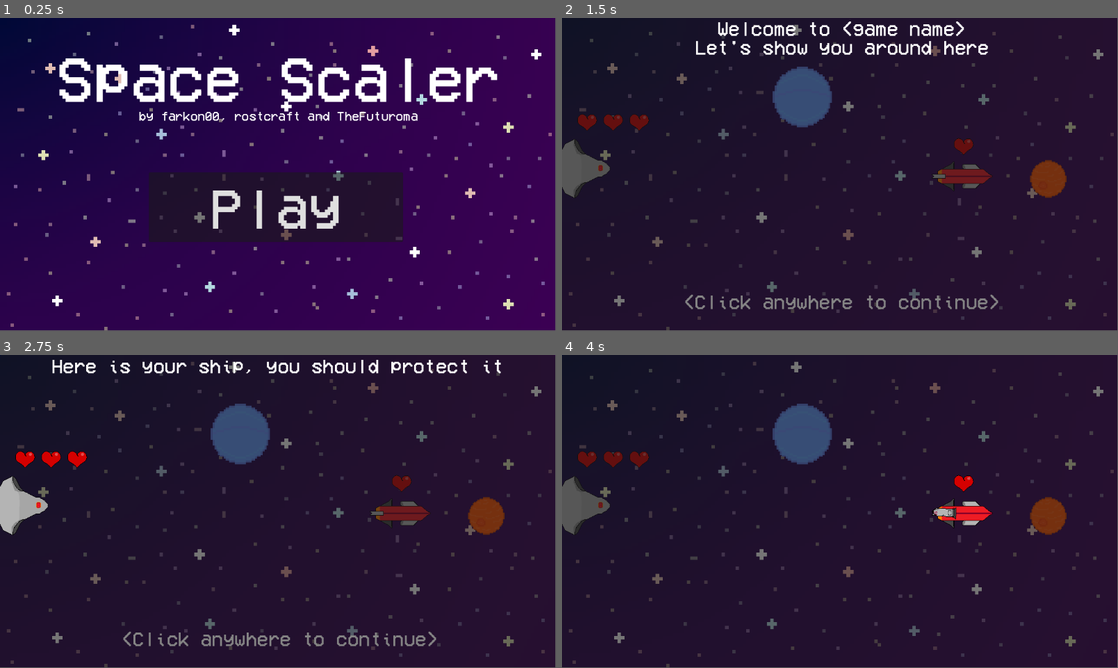
Above: before the commit, frames 1-4 (two rows, left to right).
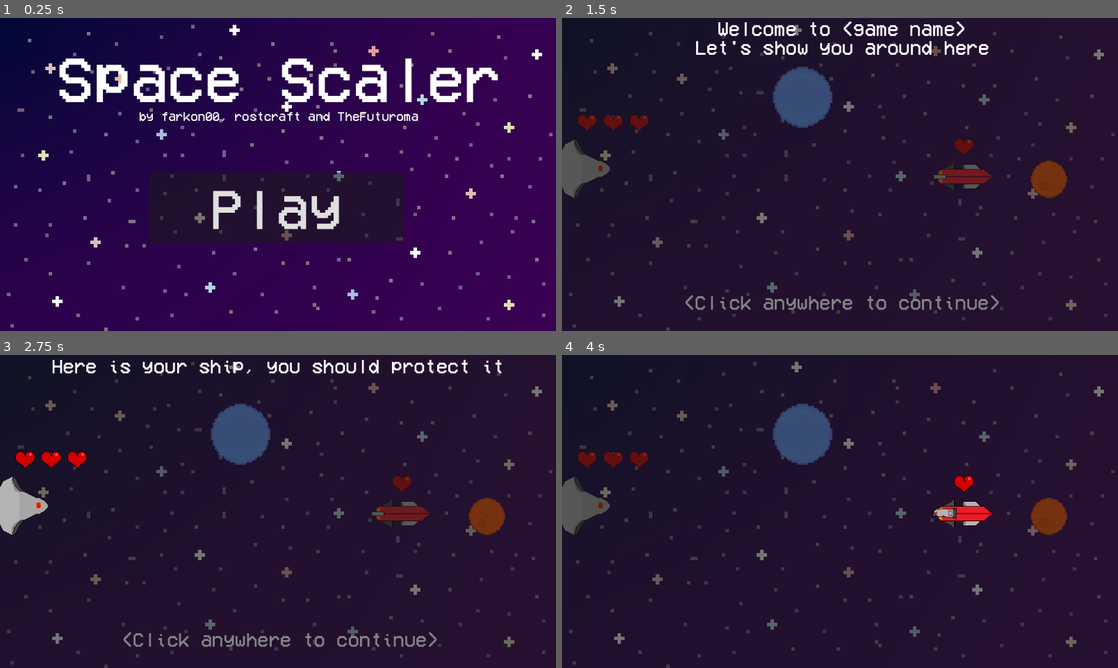
Above: after the commit, the same moments.

Repository: farkon00/GMTK2024
Game: Godot game, scene res://Main.tscn
Same seed, same stepped clock (60 frames per second), same inputs: the game is played once before the commit and once after it.
Inputs (mouse positions are in pixels of both pictures, inside the frame that each line leads up to):
- Up to frame 1 (0.25 s): no input
- Up to frame 2 (1.5 s): click "Play" at 0.5 s; click "1" at 1.25 s
- Up to frame 3 (2.75 s): tap Enter at 2 s; move the mouse to (400, 495) at 2.02 s; click (400, 495) at 2.17 s
- Up to frame 4 (4 s): tap Enter at 2.75, 3.5 s; move the mouse to (728, 527) at 2.77 s; click (728, 527) at 2.92 s; move the mouse to (895, 442) at 3.52 s; click (895, 442) at 3.67 s
The window is 799x449 before the commit and 800x450 after it. Grey fills any space a smaller window leaves; there, only what the larger window draws over its background counts as a difference.

The runs differ from the first frame. In frame 1, 2.9% of the frame differs, in the area x 1-100%, y 2-100%; in frame 2, 2.2%; in frame 3, 2.0%; in frame 4, 0.9%.

Commit message:
changing project a bit, exporting to web and stuff

Diff:
--- a/Scripts/GameManager.gd
+++ b/Scripts/GameManager.gd
@@ -16,110 +16,112 @@
 var enemy_ships: Array[EnemyShip] = []
 
 func _init():
-	instance = self
+    instance = self
 
 func set_active(node: Node, value: bool):
-	node.set_process(value)
-	node.visible = value
+    node.set_process(value)
+    node.visible = value
 
 func initialize_level(id: int):
-	var current_level = $"../Level"
-	if current_level != null:
-		current_level.free()
-	current_level = levels[id].instantiate()
-	$"..".add_child(current_level)
-	$"..".move_child(current_level, 0)
-	set_active($"TimerUI", current_level.get_meta("has_timer"))
-	is_game_stopped = false
-	currently_changing = null
-	level_timer_ms = 0
+    var current_level = $"../Level"
+    if current_level != null:
+        current_level.free()
+    current_level = levels[id].instantiate()
+    $"..".add_child(current_level)
+    $"..".move_child(current_level, 0)
+    set_active($"TimerUI", current_level.get_meta("has_timer"))
+    is_game_stopped = false
+    currently_changing = null
+    level_timer_ms = 0
 
-	enemy_ships.clear()
-	for child in current_level.get_node("EnemyShips").get_children():
-		if child is EnemyShip:
-			enemy_ships.append(child)
+    enemy_ships.clear()
+    for child in current_level.get_node("EnemyShips").get_children():
+        if child is EnemyShip:
+            enemy_ships.append(child)
 
 func level_selected(id: int):
-	set_active($"LevelSelectUI", false)
-	initialize_level(id)
+    set_active($"LevelSelectUI", false)
+    initialize_level(id)
 
 func _on_level_select_button_pressed():
-	set_active($"YouWinUI", false)
-	set_active($"GameOverUI", false)
-	set_active($"LevelSelectUI", true)
+    set_active($"YouWinUI", false)
+    set_active($"GameOverUI", false)
+    set_active($"LevelSelectUI", true)
 
 func _ready():
-	set_active($"YouWinUI", false)
-	set_active($"GameOverUI", false)
+    set_active($"YouWinUI", false)
+    set_active($"GameOverUI", false)
 
-	var buttons = level_box.get_children()
-	for i in range(buttons.size()):
-		buttons[i].connect("pressed", func (): level_selected(i))
+    var buttons = level_box.get_children()
+    for i in range(buttons.size()):
+        buttons[i].connect("pressed", func (): level_selected(i))
 
 func gameover():
-	is_game_stopped = true
-	set_active($"GameOverUI", true)
-	set_active($"TimerUI", false)
+    is_game_stopped = true
+    set_active($"GameOverUI", true)
+    set_active($"TimerUI", false)
 
 func _input(event):
-	if is_game_stopped || !(event is InputEventMouseButton): return
-	if event.button_index != MOUSE_BUTTON_LEFT && event.button_index != MOUSE_BUTTON_RIGHT: return
-	if !event.pressed:
-		if currently_changing != null:
-			currently_changing.laser_state = 0
-		currently_changing = null
-		return
-	if currently_changing != null: return
-	var planets = $"../Level/Planets".get_children() as Array[Planet]
-	for planet in planets:
-		if planet.get_node("CollisionShape2D").shape.get_rect().has_point(planet.get_local_mouse_position()):
-			if event.button_index == MOUSE_BUTTON_LEFT:
-				if !planet.tutorial_disabled_bigger:
-					planet.laser_state = 1
-					currently_changing = planet
-			elif !planet.tutorial_disabled_smaller:
-				planet.laser_state = -1
-				currently_changing = planet
-			return
+    if is_game_stopped || !(event is InputEventMouseButton): return
+    if event.button_index != MOUSE_BUTTON_LEFT && event.button_index != MOUSE_BUTTON_RIGHT: return
+    if !event.pressed:
+        if currently_changing != null:
+            currently_changing.laser_state = 0
+        currently_changing = null
+        return
+    if currently_changing != null: return
+    var planets = $"../Level/Planets".get_children() as Array[Planet]
+    for planet in planets:
+        if planet.get_node("CollisionShape2D").shape.get_rect().has_point(planet.get_local_mouse_position()):
+            if event.button_index == MOUSE_BUTTON_LEFT:
+                if !planet.tutorial_disabled_bigger:
+                    planet.laser_state = 1
+                    currently_changing = planet
+            elif !planet.tutorial_disabled_smaller:
+                planet.laser_state = -1
+                currently_changing = planet
+            return
 
 func win():
-	is_game_stopped = true
-	if $"../Level".get_meta("has_timer"):
-		finish_time_label.text = get_timer_string()
-	set_active($"YouWinUI", true)
-	set_active($"TimerUI", false)
+    is_game_stopped = true
+    if $"../Level".get_meta("has_timer"):
+        finish_time_label.text = get_timer_string()
+    set_active($"YouWinUI", true)
+    set_active($"TimerUI", false)
 
 func pad_digits(val: int, digit_cnt: int):
-	assert(str(val).length() <= digit_cnt)
-	var res = ""
-	for _i in range(digit_cnt - str(val).length()):
-		res += "0"
-	res += str(val)
-	return res
+    assert(str(val).length() <= digit_cnt)
+    var res = ""
+    for _i in range(digit_cnt - str(val).length()):
+        res += "0"
+    res += str(val)
+    return res
 
 func get_timer_string():
-	var timer_ms_rounded = int(level_timer_ms)
-	return "{0}:{1}.{2}".format([
-		pad_digits(timer_ms_rounded / 60000, 2),
-		pad_digits(timer_ms_rounded / 1000 % 60, 2),
-		pad_digits(timer_ms_rounded % 1000, 3)
-	])
+    var timer_ms_rounded = int(level_timer_ms)
+    return "{0}:{1}.{2}".format([
+        pad_digits(timer_ms_rounded / 60000, 2),
+        pad_digits(timer_ms_rounded / 1000 % 60, 2),
+        pad_digits(timer_ms_rounded % 1000, 3)
+    ])
 
 func _process(delta: float):
-	if !is_game_stopped && Input.is_action_just_pressed("QuitLevel"):
-		is_game_stopped = true
-		set_active($"LevelSelectUI", true)
-		set_active($"TimerUI", false)
-		laser_sound.stop()
+    if !is_game_stopped && Input.is_action_just_pressed("QuitLevel"):
+        is_game_stopped = true
+        set_active($"LevelSelectUI", true)
+        set_active($"TimerUI", false)
 
-	level_timer_ms += delta * 1000
-	timer_label.text = get_timer_string()
-	if currently_changing != null:
-		if !laser_sound.playing:
-			laser_sound.play()
-	else:
-		laser_sound.stop()
+    if is_game_stopped && laser_sound.playing:
+        laser_sound.stop()
+
+    level_timer_ms += delta * 1000
+    timer_label.text = get_timer_string()
+    if currently_changing != null:
+        if !laser_sound.playing:
+            laser_sound.play()
+    else:
+        laser_sound.stop()
 
 func _on_play_button_pressed():
-	set_active($"MainMenuUI", false)
-	set_active($"LevelSelectUI", true)
+    set_active($"MainMenuUI", false)
+    set_active($"LevelSelectUI", true)
--- a/project.godot
+++ b/project.godot
@@ -16,7 +16,7 @@
 
 [display]
 
-window/size/resizable=false
+window/stretch/mode="viewport"
 
 [input]
 
